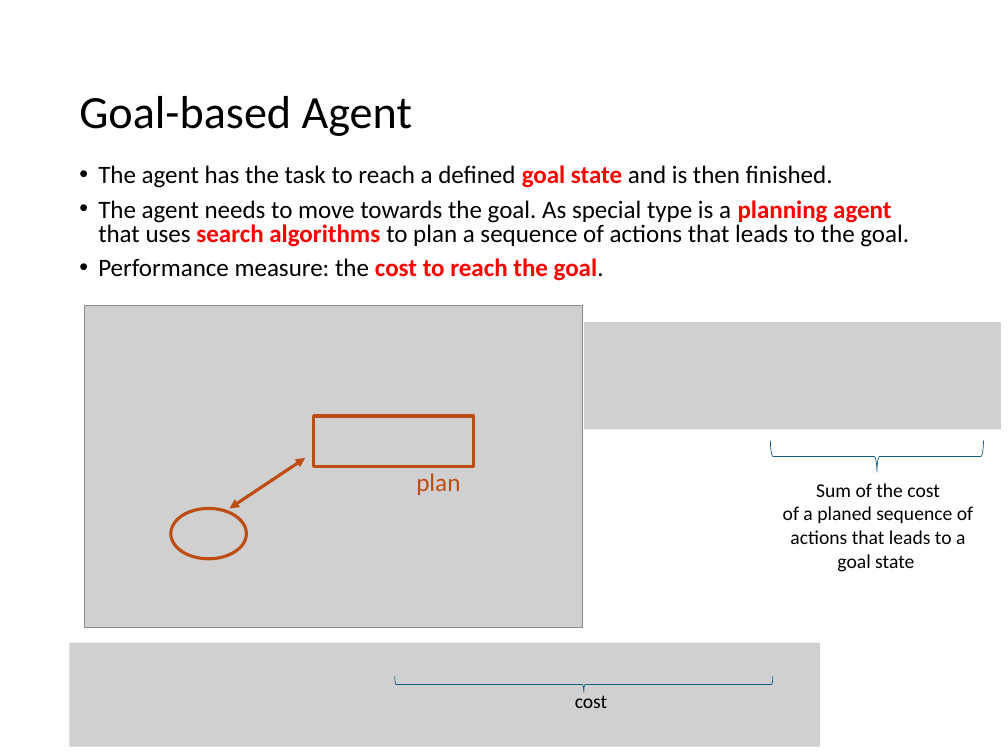
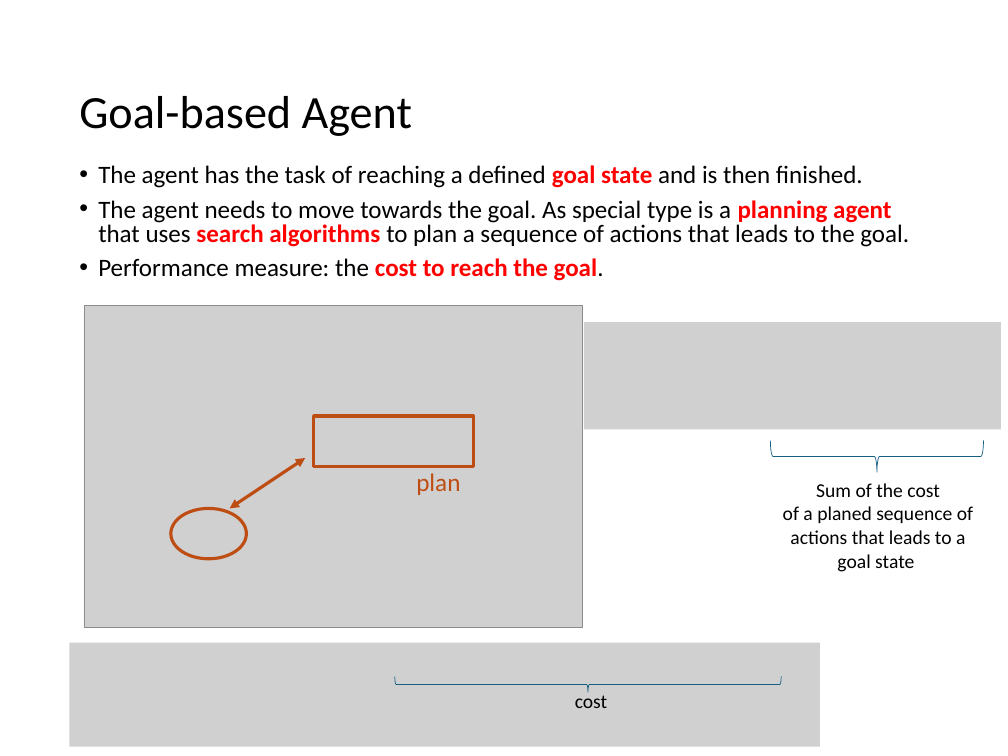
Before and after one commit to mhahsler/CS7320-AI, a slide deck: slide 29 of slides/02_agents.pptx. Drawn at 1008x756 pixels with LibreOffice and Linux fonts; fonts in the diff are those of the drawing; grey boxes stand for pictures. Boxes give left, top, right and bottom in pixels: in the first picture for what was removed or moved away, otherwise in the second. Text is boxed around its words. In the diff, an @@ line names an element or a change of style, - is before the commit and + after.

```diff
--- a/slides/02_agents.pptx
+++ b/slides/02_agents.pptx
@@ text at [98,165,863,188]: text changed @@
-• The agent has the task to reach a defined goal state and is then finished.
+• The agent has the task of reaching a defined goal state and is then finished.
@@ left brace: place and size @@
-left brace at [395,676,773,692]
+left brace at [395,676,781,692]
```
Also in this commit, not shown: 5 other slides changed, 1 other file.
